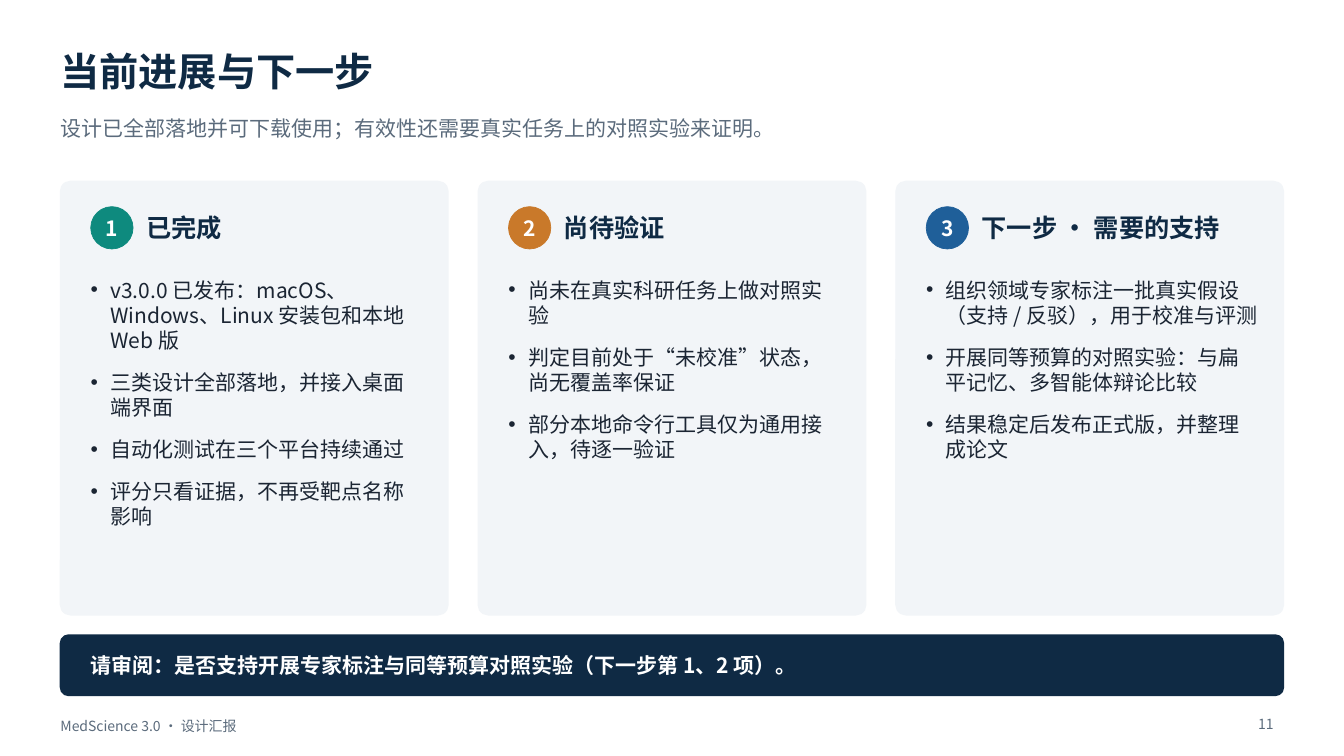
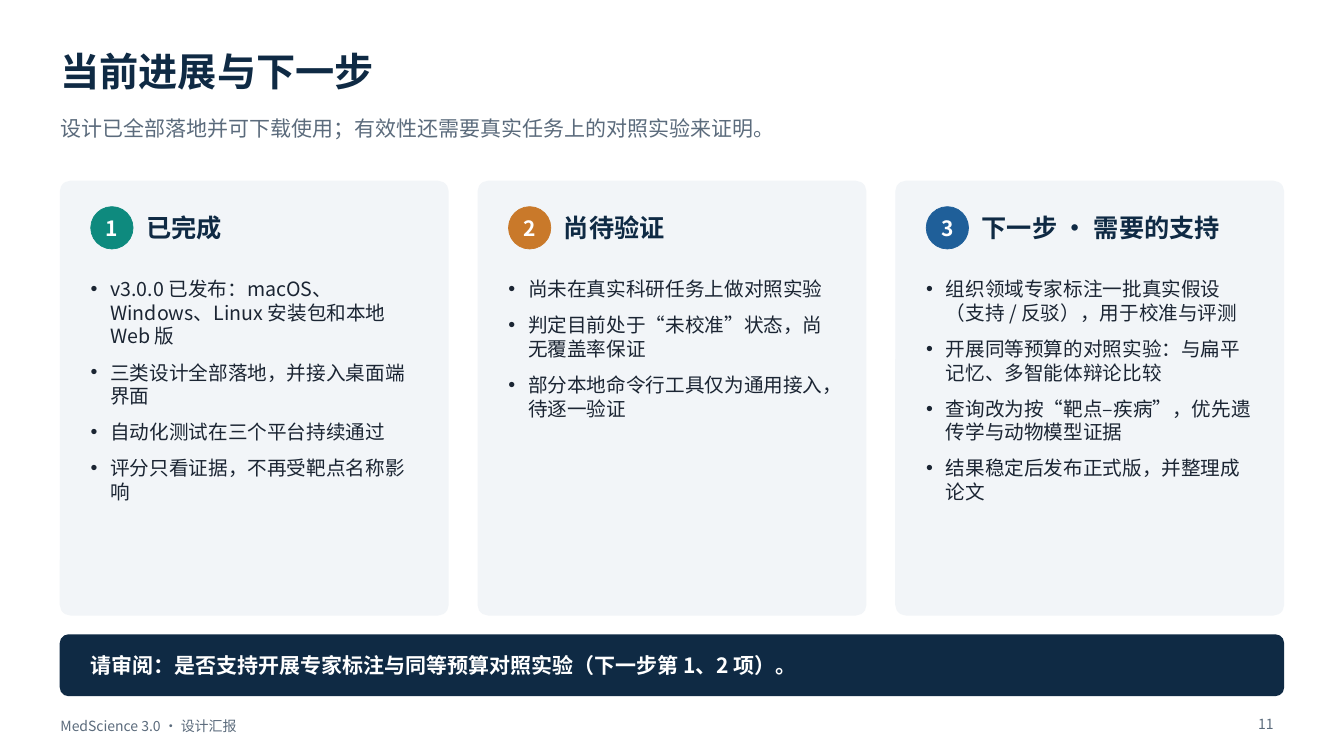
Before and after one commit to BenjaminDuo/MedScience, a slide deck: slide 11 of docs/presentation/MedScience-3.0-设计汇报.pptx. Drawn at 1344x756 pixels with LibreOffice and Linux fonts; fonts in the diff are those of the drawing. Boxes give left, top, right and bottom in pixels: in the first picture for what was removed or moved away, otherwise in the second. Text is boxed around its words. In the diff, an @@ line names an element or a change of style, - is before the commit and + after.

```diff
--- a/docs/presentation/MedScience-3.0-设计汇报.pptx
+++ b/docs/presentation/MedScience-3.0-设计汇报.pptx
@@ text "v3.0.0 已发布：macOS、Windows、Linux 安装包和本地 Web 版" at [110,279,404,501]: size 15 to 14 pt; less space between paragraphs @@
@@ text "尚未在真实科研任务上做对照实验" at [528,279,842,418]: size 15 to 14 pt; less space between paragraphs @@
@@ text at [946,279,1240,501]: size 15 to 14 pt in "组织领域专家标注一批真实假设（支持 / 反驳），用于校准与评测", "开展同等预算的对照实验：与扁平记忆、多智能体辩论比较", "结果稳定后发布正式版，并整理成论文"; less space between paragraphs @@
@@ text at [946,399,1251,441]: paragraph added @@
+• 查询改为按“靶点–疾病”，优先遗传学与动物模型证据
```
Also in this commit, not shown: 1 other slide changed, 2 other files.
